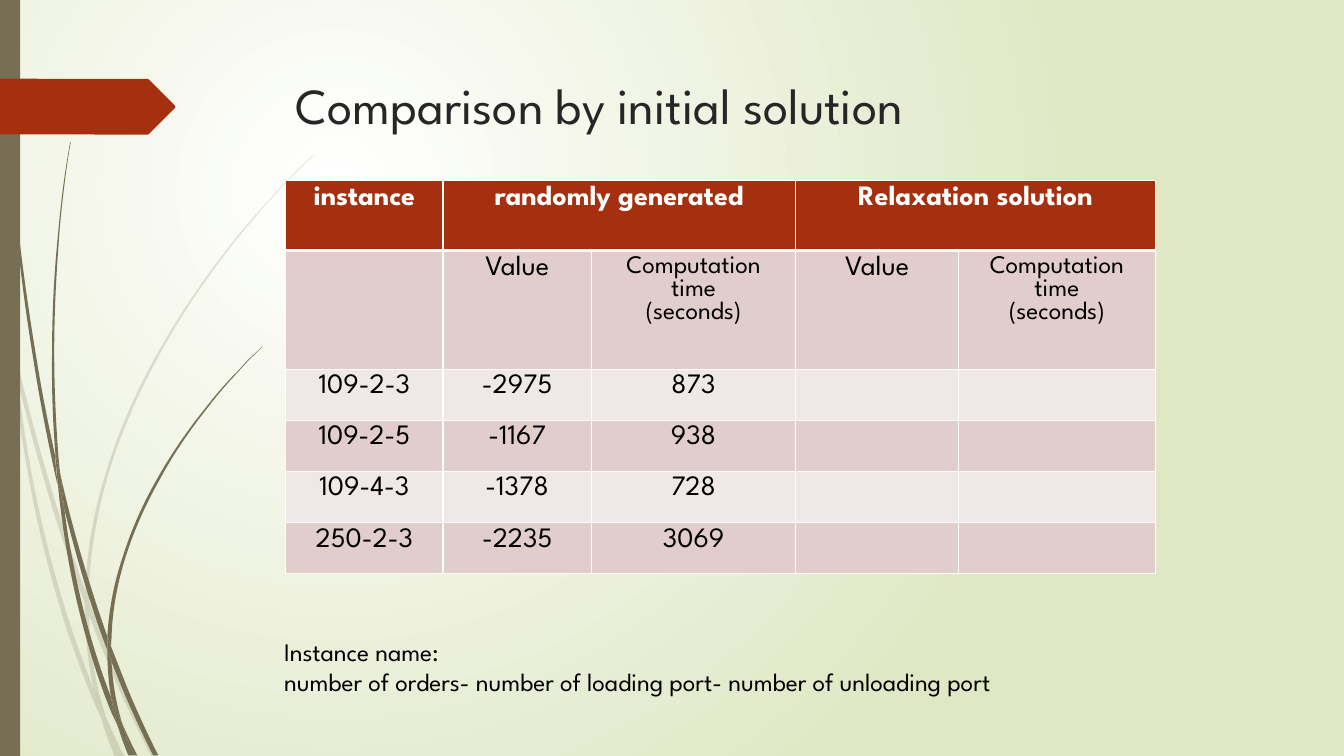
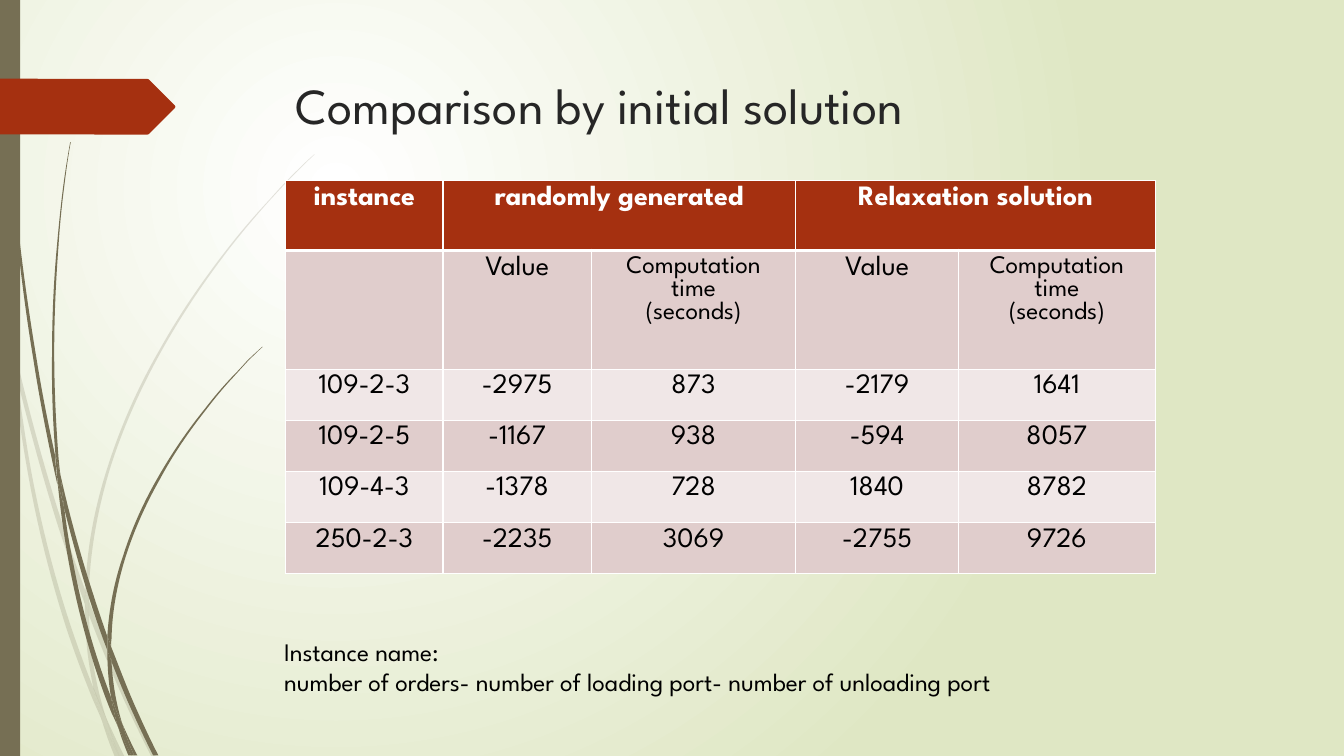
Before and after one commit to r-kurosu/kline_new, a slide deck: slide 63 of 竹田_修論発表.pptx. Drawn at 1344x756 pixels with LibreOffice and Linux fonts; fonts in the diff are those of the drawing. Boxes give left, top, right and bottom in pixels: in the first picture for what was removed or moved away, otherwise in the second. Text is boxed around its words. In the diff, an @@ line names an element or a change of style, - is before the commit and + after.

```diff
--- a/竹田_修論発表.pptx
+++ b/竹田_修論発表.pptx
@@ table at (286,180,1156,574) @@
-row 3, column 4: 
+row 3, column 4: -2179
-row 3, column 5: 
+row 3, column 5: 1641
-row 4, column 4: 
+row 4, column 4: -594
-row 4, column 5: 
+row 4, column 5: 8057
-row 5, column 4: 
+row 5, column 4: 1840
-row 5, column 5: 
+row 5, column 5: 8782
-row 6, column 4: 
+row 6, column 4: -2755
-row 6, column 5: 
+row 6, column 5: 9726
```
Also in this commit, not shown: 1 other slide changed, 1 slide added, 1 other file.
